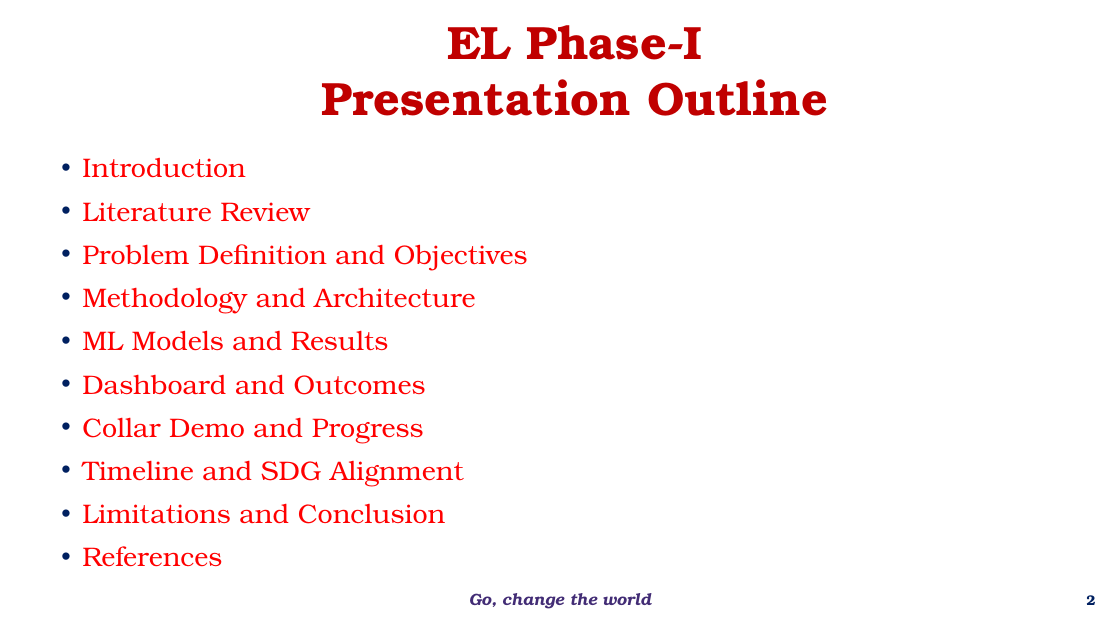
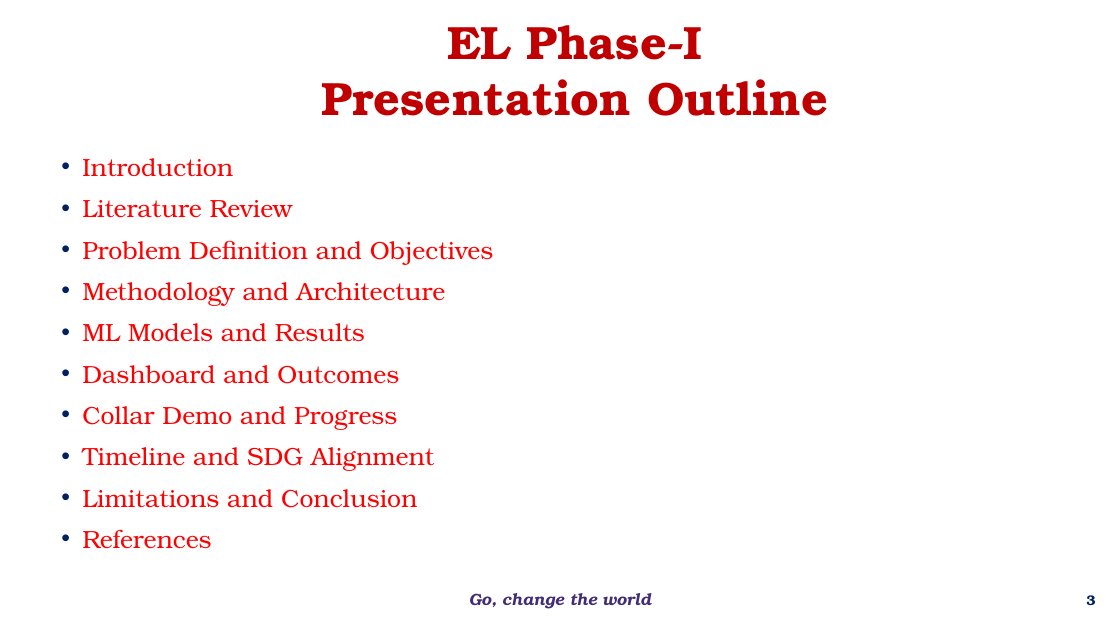
Before and after one commit to bnsama29-cloud/wildfire-estimation-evs, a slide deck: slide 3 of docs/EL_Phase1_Wildfire.pptx (slide 2 before the commit). Drawn at 1120x630 pixels with LibreOffice and Linux fonts; fonts in the diff are those of the drawing; background and template pictures are left out. Boxes give left, top, right and bottom in pixels: in the first picture for what was removed or moved away, otherwise in the second. Text is boxed around its words. In the diff, an @@ line names an element or a change of style, - is before the commit and + after.

```diff
--- a/docs/EL_Phase1_Wildfire.pptx
+++ b/docs/EL_Phase1_Wildfire.pptx
@@ text "Introduction" at box(82, 158, 493, 549): size 23 to 21.3 pt @@
@@ page number at box(1086, 595, 1095, 605): text changed @@
-2
+3
```
Also in this commit, not shown: 11 other slides changed, 2 slides added.
